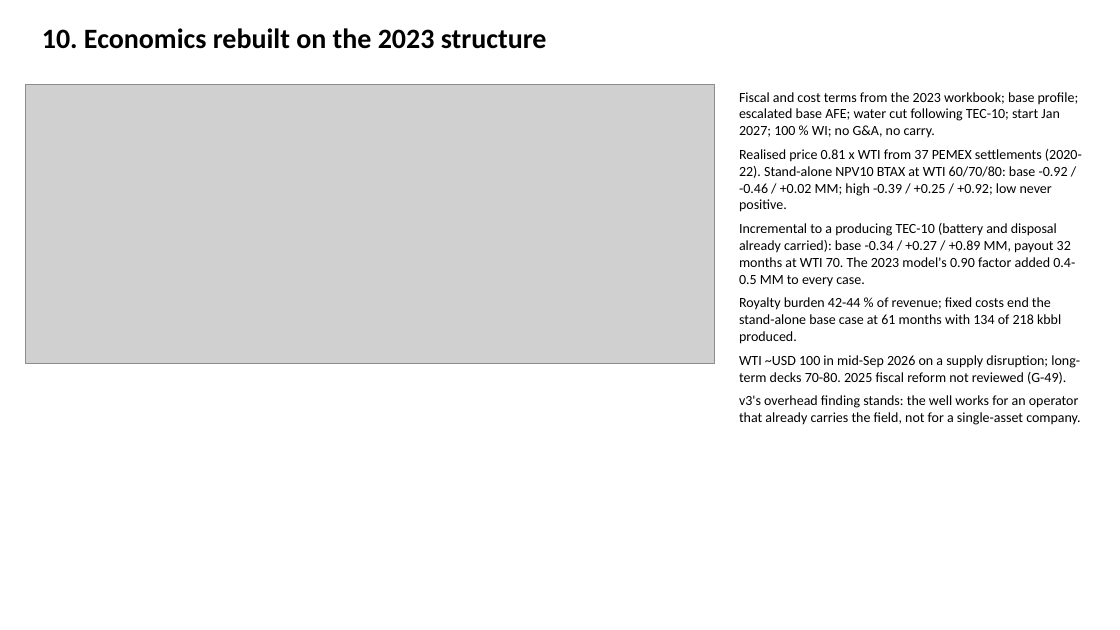
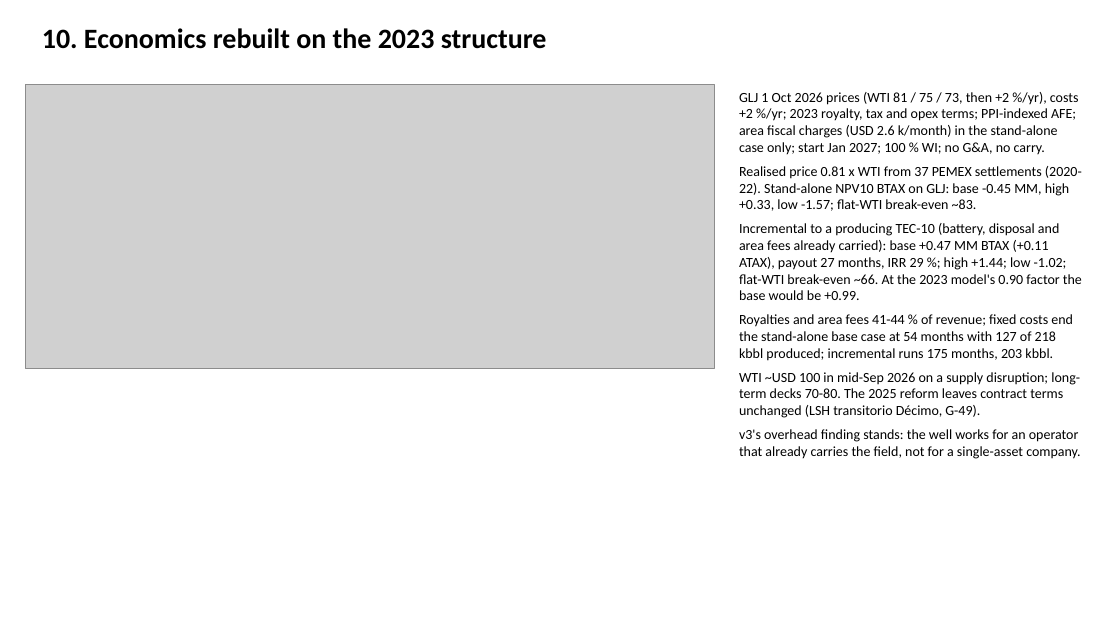
Before and after one commit to gunner1976/git_practice, a slide deck: slide 11 of docs/Tecolutla_TEC12_Handover.pptx. Drawn at 1120x630 pixels with LibreOffice and Linux fonts; fonts in the diff are those of the drawing; grey boxes stand for pictures. Boxes give left, top, right and bottom in pixels: in the first picture for what was removed or moved away, otherwise in the second. Text is boxed around its words. In the diff, an @@ line names an element or a change of style, - is before the commit and + after.

```diff
--- a/docs/Tecolutla_TEC12_Handover.pptx
+++ b/docs/Tecolutla_TEC12_Handover.pptx
@@ picture: place and size @@
-picture at [25,84,714,364]
+picture at [25,84,714,369]
@@ text at [739,92,1082,418]: text changed @@
-Fiscal and cost terms from the 2023 workbook; base profile; escalated base AFE; water cut following TEC-10; start Jan 2027; 100 % WI; no G&A, no carry.
-Realised price 0.81 x WTI from 37 PEMEX settlements (2020-22). Stand-alone NPV10 BTAX at WTI 60/70/80: base -0.92 / -0.46 / +0.02 MM; high -0.39 / +0.25 / +0.92; low never positive.
-Incremental to a producing TEC-10 (battery and disposal already carried): base -0.34 / +0.27 / +0.89 MM, payout 32 months at WTI 70. The 2023 model's 0.90 factor added 0.4-0.5 MM to every case.
-Royalty burden 42-44 % of revenue; fixed costs end the stand-alone base case at 61 months with 134 of 218 kbbl produced.
-WTI ~USD 100 in mid-Sep 2026 on a supply disruption; long-term decks 70-80. 2025 fiscal reform not reviewed (G-49).
+GLJ 1 Oct 2026 prices (WTI 81 / 75 / 73, then +2 %/yr), costs +2 %/yr; 2023 royalty, tax and opex terms; PPI-indexed AFE; area fiscal charges (USD 2.6 k/month) in the stand-alone case only; start Jan 2027; 100 % WI; no G&A, no carry.
+Realised price 0.81 x WTI from 37 PEMEX settlements (2020-22). Stand-alone NPV10 BTAX on GLJ: base -0.45 MM, high +0.33, low -1.57; flat-WTI break-even ~83.
+Incremental to a producing TEC-10 (battery, disposal and area fees already carried): base +0.47 MM BTAX (+0.11 ATAX), payout 27 months, IRR 29 %; high +1.44; low -1.02; flat-WTI break-even ~66. At the 2023 model's 0.90 factor the base would be +0.99.
+Royalties and area fees 41-44 % of revenue; fixed costs end the stand-alone base case at 54 months with 127 of 218 kbbl produced; incremental runs 175 months, 203 kbbl.
+WTI ~USD 100 in mid-Sep 2026 on a supply disruption; long-term decks 70-80. The 2025 reform leaves contract terms unchanged (LSH transitorio Décimo, G-49).
```
Also in this commit, not shown: 3 other slides changed, 20 other files.
